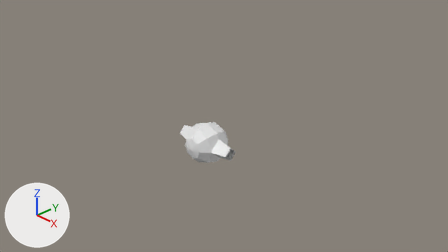
Renders of the Blender file models/tie.blend from each side of a commit.
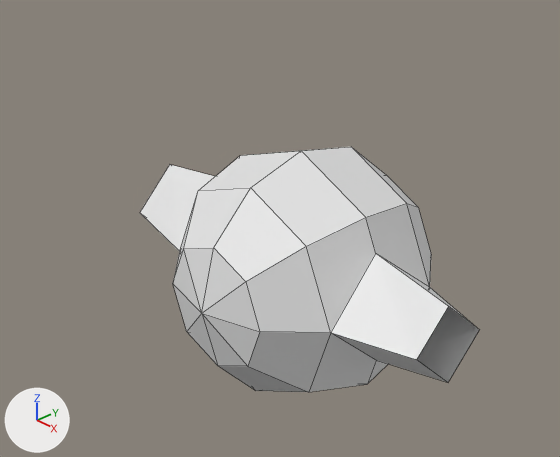
Old and new are each drawn from the file's camera 'Camera' and again close up on the part from 35% to 56% of the width and 39% to 69% of the height. The axes (+X, +Y, +Z) are drawn at lower left. The lights are the same throughout. The close-ups show mesh edges as thin lines.

The scene before the commit, as lines of its bpy script (objects in view):
```python
me_sphere = bpy.data.meshes.new('Sphere')
me_sphere.from_pydata(...)  # 63 vertices, 49 faces, 12 loose edges; spans x -1.58..1.58, y -2.0..2.0, z -2.25..2.25
ob_tie = bpy.data.objects.new('tie', me_sphere)
ob_tie.location = (0.0, 0.0, 0.0)
ob_tie.scale = (0.5, 0.5, 0.5)
```
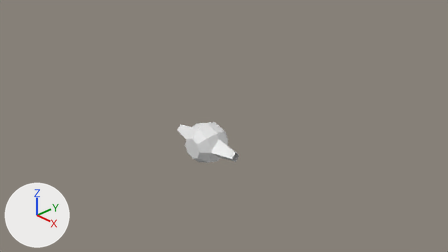
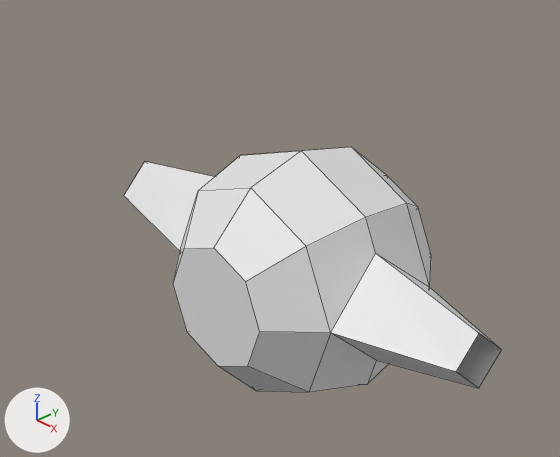
What the commit changed:
me_sphere has 63 vertices, 49 faces, 12 loose edges and spans x -1.58..1.58, y -2.0..2.0, z -2.25..2.25.
me_sphere is used by ob_tie; location (0.0, 0.0, 0.0); scale (0.5, 0.5, 0.5).
Part 1, on me_sphere:
Vertex 8 of me_sphere moves from (-1.58, 0.0, -0.32) to (-1.9, 0.0, -0.23) at pixel (478, 388).
Vertex 9 of me_sphere moves from (-1.58, 0.32, 0.0) to (-1.9, 0.23, 0.0) at pixel (456, 371).
Vertex 10 of me_sphere moves from (-1.58, 0.0, 0.32) at pixel (169, 164) to (-1.9, 0.0, 0.23) at pixel (479, 333).
Vertex 11 of me_sphere moves from (-1.58, -0.32, 0.0) at pixel (139, 212) to (-1.9, -0.23, 0.0) at pixel (501, 349).
Part 2, on me_sphere:
Vertex 12 of me_sphere moves from (1.58, 0.0, -0.32) at pixel (448, 382) to (1.9, 0.0, -0.23).
Vertex 13 of me_sphere moves from (1.58, 0.32, 0.0) at pixel (479, 329) to (1.9, 0.23, 0.0) at pixel (123, 195).
Vertex 14 of me_sphere moves from (1.58, 0.0, 0.32) at pixel (448, 306) to (1.9, 0.0, 0.23) at pixel (144, 161).
Vertex 15 of me_sphere moves from (1.58, -0.32, 0.0) at pixel (416, 359) to (1.9, -0.23, 0.0).
Object 'tie' (ob_tie) turns from (0, 0, 0) to (0, 0, -180) degrees about x, y and z.

Changed parts and their boxes (x1, y1, x2, y2) in the close-ups (560 x 457 px; the box of a moved part takes in the faces that stretch with it):
'tie', reshaped, turned
    before: (140, 147, 479, 392)
    after: (124, 147, 501, 392)
part 1 of me_sphere, moved or reshaped
    before: (140, 165, 215, 251)
    after: (331, 254, 501, 388)
part 2 of me_sphere, moved or reshaped
    before: (331, 254, 479, 382)
    after: (124, 162, 214, 251)
